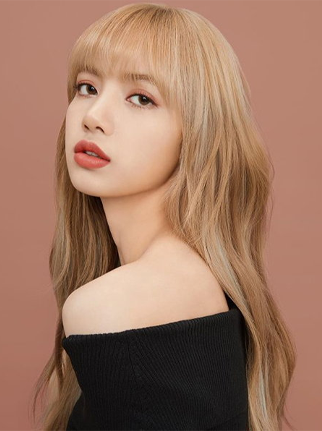
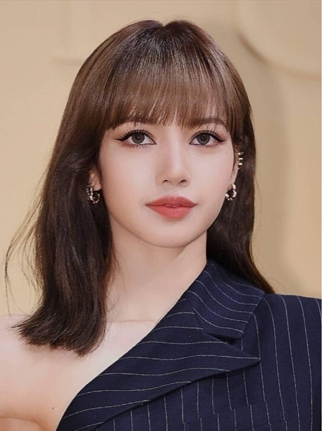
Revision of a layered 322x431 image; what changed, layer by layer:
painted on "Layer 1" over 0, 0, 322, 431
